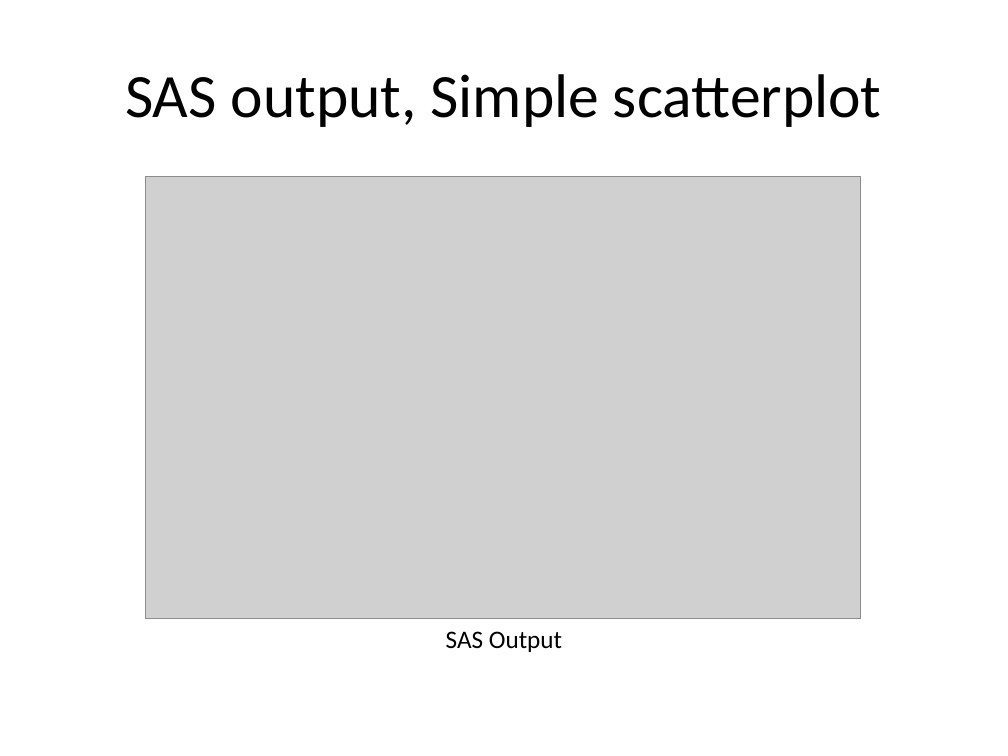
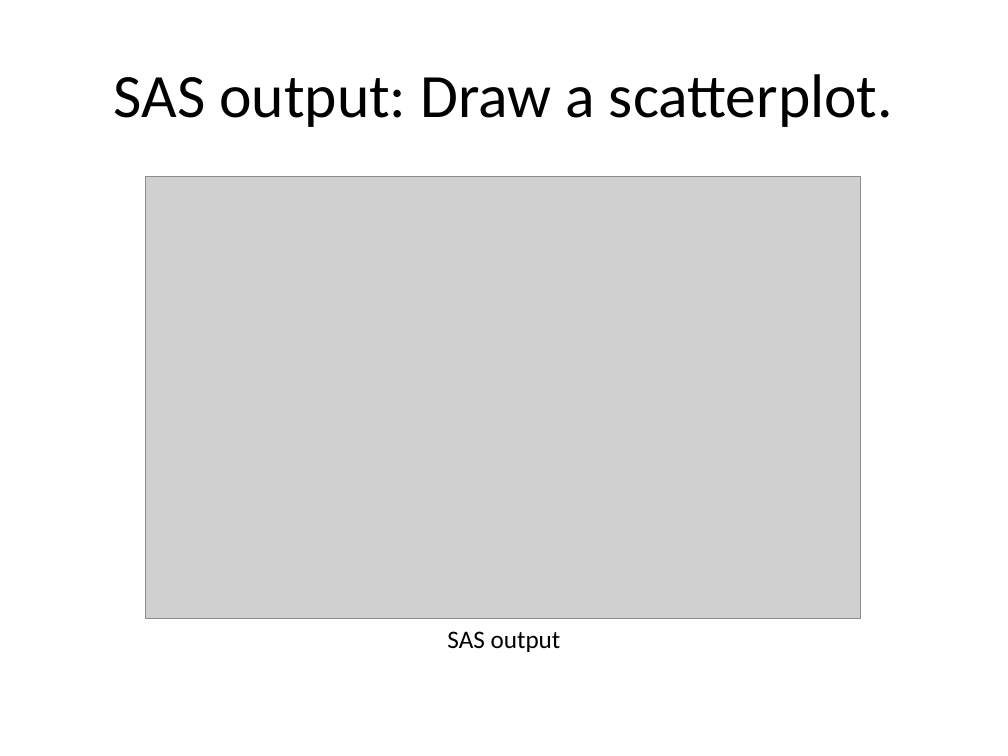
Before and after one commit to pmean/introduction-to-SAS, a slide deck: slide 54 of results/5507-02-simon-slides-and-speaker-notes.pptx (slide 52 before the commit). Drawn at 1008x756 pixels with LibreOffice and Linux fonts; fonts in the diff are those of the drawing; grey boxes stand for pictures. Boxes give left, top, right and bottom in pixels: in the first picture for what was removed or moved away, otherwise in the second. Text is boxed around its words. In the diff, an @@ line names an element or a change of style, - is before the commit and + after.

```diff
--- a/results/5507-02-simon-slides-and-speaker-notes.pptx
+++ b/results/5507-02-simon-slides-and-speaker-notes.pptx
@@ title at (114,74,893,127): text changed @@
-SAS output, Simple scatterplot
+SAS output: Draw a scatterplot.
@@ text at (447,631,561,652): text changed @@
-SAS Output
+SAS output
```
Also in this commit, not shown: 38 other slides changed, 3 slides added, 1 slide removed, 4 other files.
